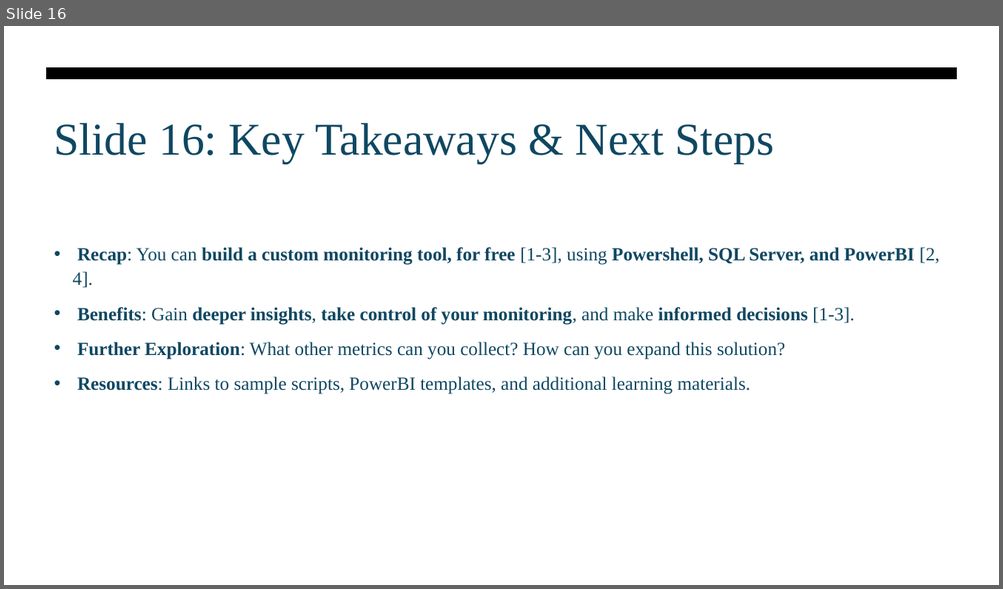
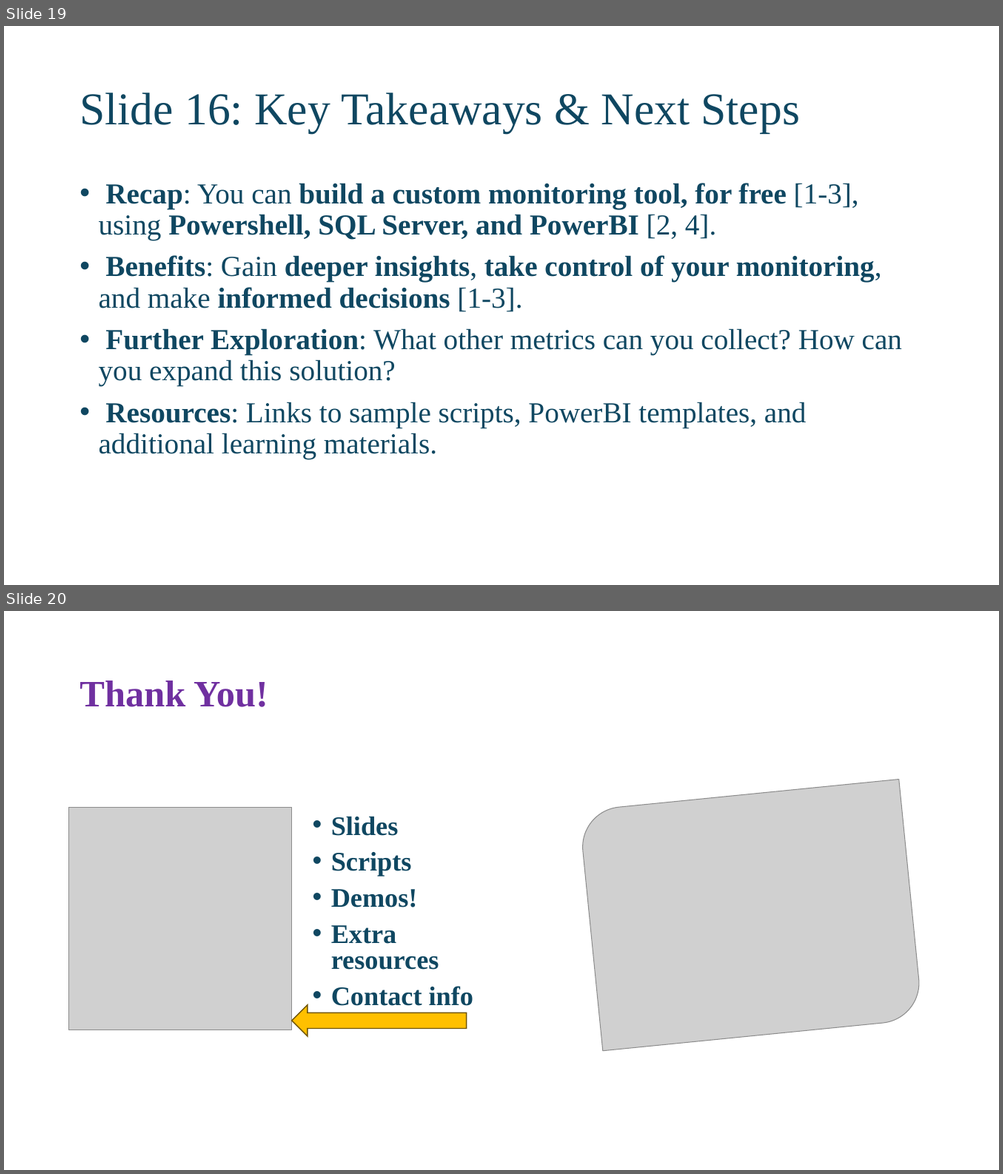
Before and after one commit to David-Seis/Presentations, a slide deck: Sessions/Build a Custom Monitoring Solution for your SQL Server Environment/2025-07-19 - SQLSATSF/Custom monitoring solution.pptx. Shown one above the other, each under a label of ours: slide 16 before the commit, slides 19 and 20 after it. The pictures are 1003x589 and 1003x1174 pixels, drawn with LibreOffice and Linux fonts; fonts in the diff are those of the drawing; grey boxes stand for pictures. Boxes give left, top, right and bottom in pixels: in the first picture for what was removed or moved away, otherwise in the second. Text is boxed around its words. In the diff, an @@ line names an element or a change of style, - is before the commit and + after.

Commit message:
Update presentation files for SQL Server sessions with new content

```diff
--- a/Sessions/Build a Custom Monitoring Solution for your SQL Server Environment/2025-07-19 - SQLSATSF/Custom monitoring solution.pptx
+++ b/Sessions/Build a Custom Monitoring Solution for your SQL Server Environment/2025-07-19 - SQLSATSF/Custom monitoring solution.pptx
@@ slide 20 added at (4,611,999,1170), background #FFFFFF @@
@@ title added at (79,681,268,707), 36 pt, text #7030A0, bold @@
+Thank You!
@@ picture added at (578,779,922,1051) @@
@@ picture added at (69,807,292,1031) @@
@@ text added at (331,816,473,1006), 25.9 pt, text #0F4761, bold @@
+• Slides
+• Scripts
+• Demos!
+• Extra resources
+• Contact info
@@ left arrow added at (292,1005,466,1037), fill #FFC000, outline #705400 1 pt @@
@@ what was slide 16 is now slide 19 @@
@@ slide 19 changed as well @@
@@ freeform shape removed at (46,67,957,80) @@
@@ title "Slide 16: Key Takeaways & ...": place and size @@
-title "Slide 16: Key Takeaways & ..." at (54,123,774,164)
+title "Slide 16: Key Takeaways & ..." at (79,93,800,133)
@@ title "Slide 16: Key Takeaways & ..." at (79,93,800,133): line spacing 1 to 0.9; vertical alignment top to middle @@
@@ text "Recap: You can build a ...": place and size @@
-text "Recap: You can build a ..." at (73,247,939,395)
+text "Recap: You can build a ..." at (99,183,902,460)
@@ text "Recap: You can build a ..." at (99,183,902,460): size 18 to 28 pt; line spacing 1.1 to 0.9 @@
```
Also in this commit, not shown: 18 other slides changed, 1 slide removed, 2 other files.
